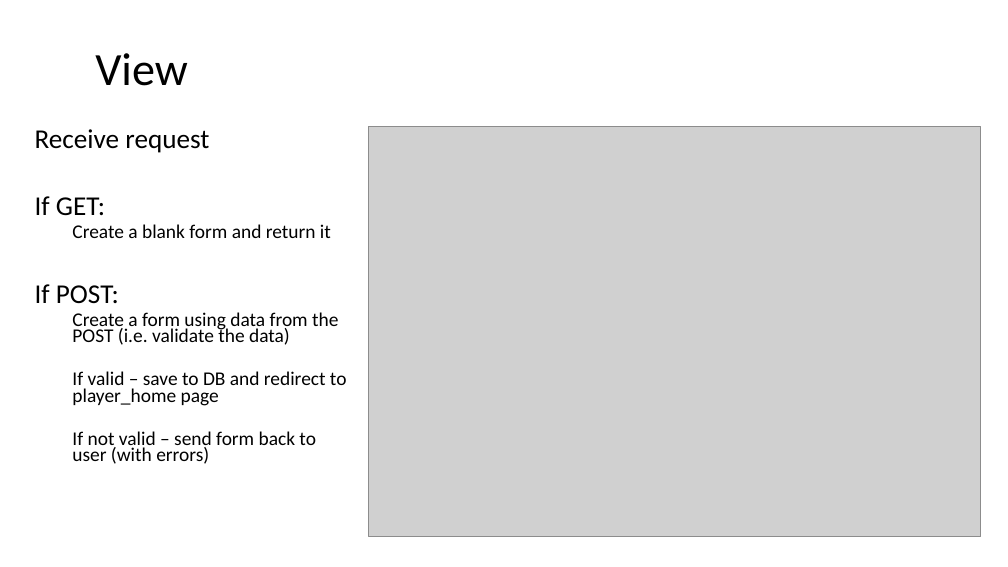
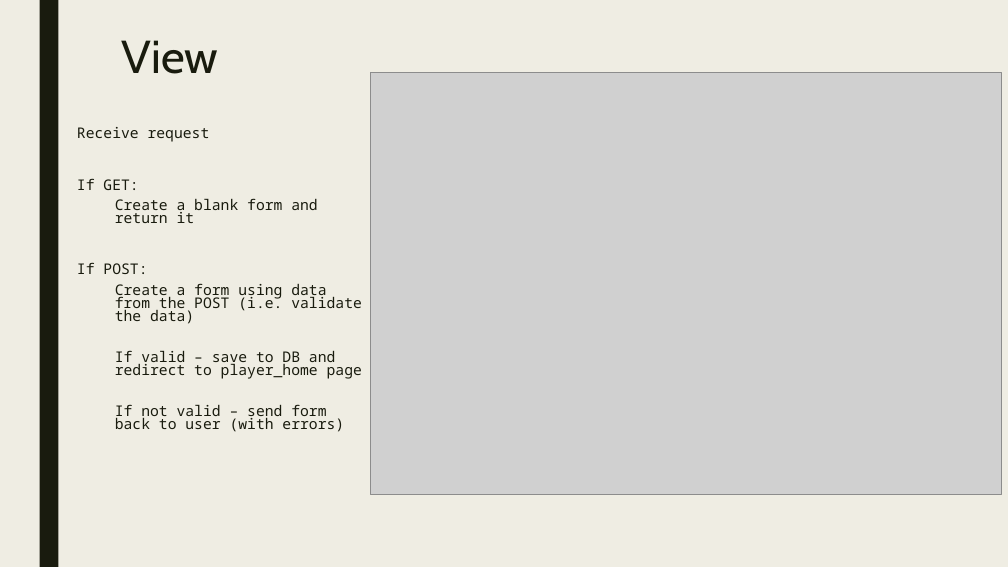
Before and after one commit to cwinsor/django_102_pluralsight, a slide deck: slide 10 of presentation.pptx. Drawn at 1008x567 pixels with LibreOffice and Linux fonts; fonts in the diff are those of the drawing; grey boxes stand for pictures. Boxes give left, top, right and bottom in pixels: in the first picture for what was removed or moved away, otherwise in the second. Text is boxed around its words. In the diff, an @@ line names an element or a change of style, - is before the commit and + after.

```diff
--- a/presentation.pptx
+++ b/presentation.pptx
@@ background #FFFFFF to #EFEDE3 @@
@@ rectangle added at <box>39,0,58,567</box>, fill #191B0E @@
@@ title "View": place and size @@
-title "View" at <box>95,53,188,86</box>
+title "View" at <box>122,40,219,74</box>
@@ title "View" at <box>122,40,219,74</box>: font Calibri to Cabin, text colour #000000 to #191B0E; line spacing 0.9 to 0.89; vertical alignment middle to top @@
@@ picture: place and size @@
-picture at <box>369,126,982,537</box>
+picture at <box>371,72,1001,495</box>
@@ text "Receive request": place and size @@
-text "Receive request" at <box>35,129,347,464</box>
+text "Receive request" at <box>77,127,362,432</box>
@@ text "Receive request" at <box>77,127,362,432</box>: size 25.9 to 14 pt in "Receive request", "If GET:", "If POST:"; font Calibri to Noto Sans Mono, text colour #000000 to #191B0E; size 18.5 to 14 pt in "Create a blank form and return it", "Create a form using data from the ...", "If valid – save to DB and ...", "If not valid – send form back ..."; line spacing 0.7 to 0.74; more space between paragraphs @@
```
Also in this commit, not shown: 16 other slides changed, 3 slides removed.
